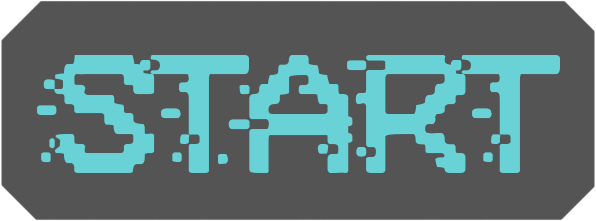
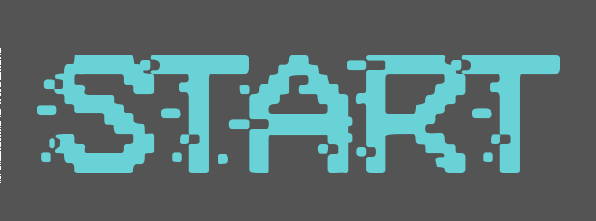
Layer changes from the first w=596, h=221 image to the second:
painted on "Button" over (x1=0, y1=0, x2=596, y2=221)
